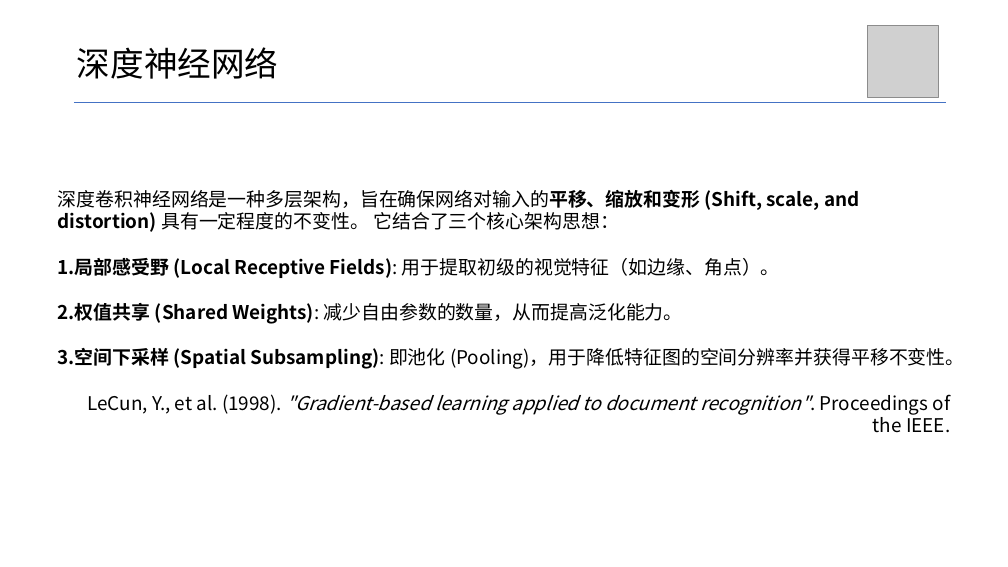
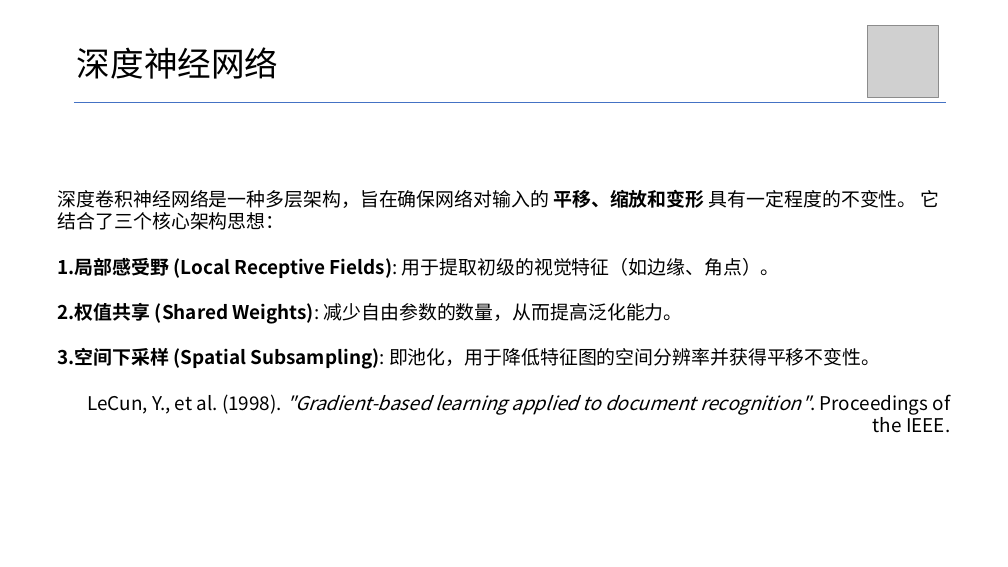
Before and after one commit to Grimm114514/cv-homework, a slide deck: slide 4 of 文献阅读/张宗桪-.pptx. Drawn at 1008x567 pixels with LibreOffice and Linux fonts; fonts in the diff are those of the drawing; grey boxes stand for pictures. Boxes give left, top, right and bottom in pixels: in the first picture for what was removed or moved away, otherwise in the second. Text is boxed around its words. In the diff, an @@ line names an element or a change of style, - is before the commit and + after.

```diff
--- a/文献阅读/张宗桪-.pptx
+++ b/文献阅读/张宗桪-.pptx
@@ text at (x1=58, y1=190, x2=940, y2=230): text changed @@
-深度卷积神经网络是一种多层架构，旨在确保网络对输入的平移、缩放和变形 (Shift, scale, and distortion) 具有一定程度的不变性。 它结合了三个核心架构思想：
+深度卷积神经网络是一种多层架构，旨在确保网络对输入的 平移、缩放和变形 具有一定程度的不变性。 它结合了三个核心架构思想：
@@ text at (x1=58, y1=348, x2=880, y2=369): text changed @@
-3. 空间下采样 (Spatial Subsampling): 即池化 (Pooling)，用于降低特征图的空间分辨率并获得平移不变性。
+3. 空间下采样 (Spatial Subsampling): 即池化，用于降低特征图的空间分辨率并获得平移不变性。
```
Also in this commit, not shown: 3 other slides changed, 4 slides added, 1 slide removed, 3 other files.
